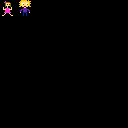
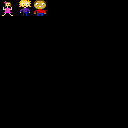
Layers edited between the first and the second (128, 128) image:
removed layer "Background" over [34, 0, 46, 16]
added layer "Sprites" above "Background #1" over [34, 0, 46, 16]
added layer "Background #1" over [34, 0, 46, 16]
